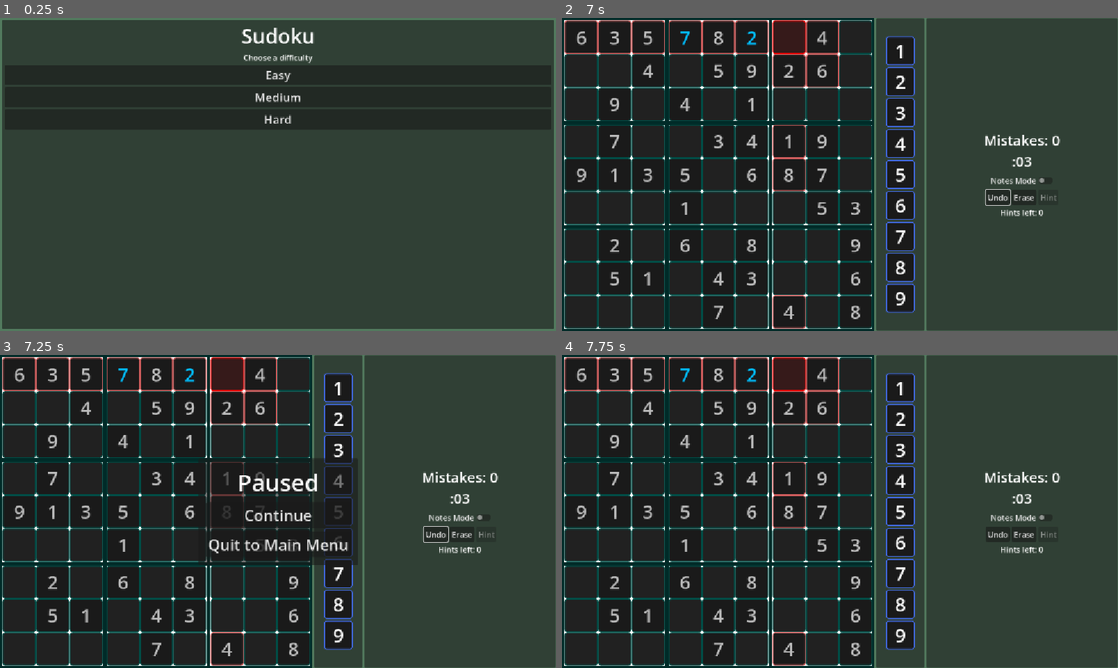
Above: before the commit, frames 1-4 (two rows, left to right).
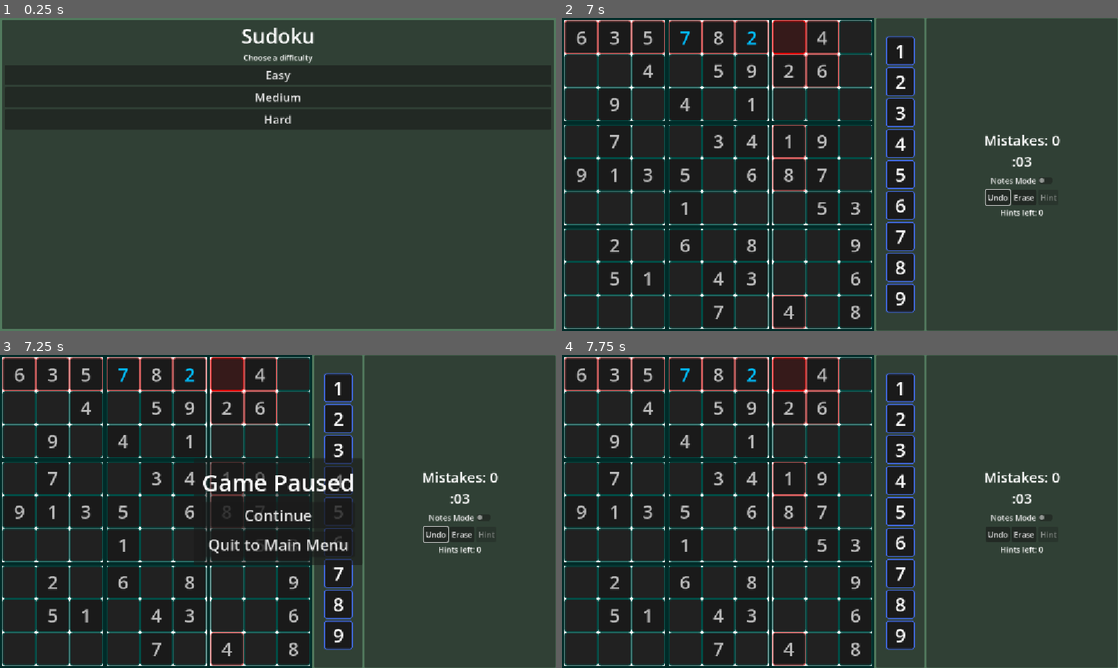
Above: after the commit, the same moments.

Repository: ignacio-w/sudoku
Game: Godot game, scene res://scenes/ui/main_menu.tscn
Two runs of this game, one before a commit and one after it. Both use one fixed random seed, a clock stepped at 60 frames per second and the inputs below.
Inputs (mouse positions are in pixels of both pictures, inside the frame that each line leads up to):
- Up to frame 1 (0.25 s): no input
- Up to frame 2 (7 s): click "Easy" at 0.5 s; click "Notes Mode" at 1.25 s; click "Undo" at 2 s; click "Hint" at 2.75 s; tap Enter at 3.5, 5, 6.5 s; move the mouse to (578, 36) at 3.52 s; hold Right (ui_right) 3.53-4.28 s; click (578, 36) at 3.67 s; tap Space (ui_select) at 3.77, 4.25, 4.52, 5.75, 6.02, 6.77 s; move the mouse to (617, 36) at 4.27 s; hold Down (ui_down) 4.28-5.03 s; click (617, 36) at 4.42 s; move the mouse to (645, 36) at 5.02 s; hold Right (ui_right) 5.03-5.78 s; click (645, 36) at 5.17 s; move the mouse to (578, 71) at 5.77 s; hold Up (ui_up) 5.78-6.53 s; click (578, 71) at 5.92 s; move the mouse to (617, 71) at 6.52 s; hold Left (ui_left) from 6.53 s (still down); click (617, 71) at 6.67 s
- Up to frame 3 (7.25 s): keep holding Left (ui_left); tap Escape (pause) at 7.15 s
- Up to frame 4 (7.75 s): release Left (ui_left) at 7.25 s; click "Continue" at 7.25 s

Frames 1-2 are identical in both runs. In frame 3, 0.9% of the frame differs, in the area x 34-64%, y 34-67%; in frame 4, nothing differs.

Commit message:
Add Sudoku difficulty rater & unit helpers
- Introduced SudokuDifficultyRater that implements basic logical techniques (naked and hidden singles) to support difficulty rating; rate() is left as TODO
- Added SudokuRules.get_candidates and SudokuRules.get_units helpers for difficulty rating
- Minor UI tweak: renamed pause menu Label node to 'Title' and changed text from 'Paused' to 'Game Paused'.

Diff:
--- a/scenes/ui/pause_menu.tscn
+++ b/scenes/ui/pause_menu.tscn
@@ -29,10 +29,10 @@
 layout_mode = 2
 theme_override_constants/separation = 8
 
-[node name="Label" type="Label" parent="PanelContainer/MarginContainer/VBoxContainer" unique_id=397267968]
+[node name="Title" type="Label" parent="PanelContainer/MarginContainer/VBoxContainer" unique_id=397267968]
 layout_mode = 2
 theme_override_font_sizes/font_size = 48
-text = "Paused"
+text = "Game Paused"
 horizontal_alignment = 1
 
 [node name="ContinueButton" type="Button" parent="PanelContainer/MarginContainer/VBoxContainer" unique_id=1849992134]
--- /dev/null
+++ b/scripts/sudoku/sudoku_difficulty_rater.gd
@@ -0,0 +1,68 @@
+class_name SudokuDifficultyRater extends RefCounted
+
+"""
+Rates how difficult a puzzle is for a human to solve.
+Answers: What is the least sophisticated technique needed, and does one even
+exist without guessing?
+
+"""
+
+enum Tier {
+	SINGLES, # naked singles, hidden singles
+	UNSOLVABLE_LOGICALLY, # technique not implemented
+}
+
+var _techniques: Dictionary[Callable, Tier] = {
+	_apply_naked_single: Tier.SINGLES,
+	_apply_hidden_single: Tier.SINGLES,
+}
+
+## Returns true if the given board is solved, false otherwise.
+## Vector2i(-1, -1) is the returned value of SudokuRules.find_empty_cell() when
+## no empty cell is found.
+func _is_solved(board: Array[Array]) -> bool:
+	return SudokuRules.find_empty_cell(board) == Vector2i(-1, -1)
+
+## Rates the difficulty of the given board. Returns the highest tier of
+## technique that was ever required during a full logical solve, or
+## Tier.UNSOLVABLE_LOGICALLY if the board couldn't be fully solved only using
+## the implemented technqiues. This does not modify the board passed in.
+## TODO: Add implementation
+func rate(board: Array[Array]) -> Tier:
+	return 0 as Tier
+
+
+## Attempts to input one number into the board by finding a naked single.
+## A naked single is a cell with exactly one candidate and is the simplest
+## solving technqiue. After analyzing a cell's row, col, and subgrid, there
+## should only be one number (1-9) not found.
+## Returns true if a naked single was found and placed, false otherwise.
+func _apply_naked_single(board: Array[Array]) -> bool:
+	for row in range(9):
+		for col in range(9):
+			if board[row][col] != 0: # Skip filled cells; 0 candidates
+				continue
+			var candidates := SudokuRules.get_candidates(board, Vector2i(row, col))
+			if candidates.size() == 1:
+				board[row][col] = candidates[0] # Place num
+				return true
+	return false
+
+
+## Attempts to input one number into the board by finding a hidden single.
+## A hidden single is where a number (1-9) only has one legal cell it could go
+## in within a unit (row/col/box).
+## Returns true if a hidden single was found and placed, false otherwise.
+func _apply_hidden_single(board: Array[Array]) -> bool:
+	for unit in SudokuRules.get_units():
+		# Test each number in each position in unit
+		for num in range(1, 10):
+			var legal_cells: Array[Vector2i] = []
+			for pos in unit:
+				if board[pos.x][pos.y] == 0 and SudokuRules.is_valid_num(board, pos.x, pos.y, num):
+					legal_cells.append(pos) # Num is valid at cell pos
+			if legal_cells.size() == 1: # Only 1 valid pos in unit; hidden single found
+				var pos := legal_cells[0]
+				board[pos.x][pos.y] = num # Place num
+				return true
+	return false
--- a/scripts/sudoku/sudoku_rules.gd
+++ b/scripts/sudoku/sudoku_rules.gd
@@ -65,3 +65,48 @@
 			if sudoku_board[r + i][c + j] == num:
 				return false
 	return true
+
+
+## Returns a list of all numbers that could still legally be placed at the given
+## position (candidates). A filled cell does not have any candidates.
+static func get_candidates(board: Array[Array], pos: Vector2i) -> Array[int]:
+	if board[pos.x][pos.y] != 0: # Filled cell == no candidates
+		return []
+
+	var candidates: Array[int] = []
+	for num in range(1, 10):
+		if is_valid_num(board, pos.x, pos.y, num):
+			candidates.append(num)
+	return candidates
+
+
+## Returns all 27 units on a 9x9 board (9 rows, 9 columns, 9 boxes), each as a
+## list of the 9 cell positions belonging to it. Helps with human diffiuclty
+## rating since all techniques operate per-unit.
+static func get_units() -> Array[Array]:
+	var units: Array[Array] = []
+
+	# Rows
+	for row in range(9):
+		var unit: Array[Vector2i] = []
+		for col in range(9):
+			unit.append(Vector2i(row, col))
+		units.append(unit)
+
+	# Columns
+	for col in range(9):
+		var unit: Array[Vector2i] = []
+		for row in range(9):
+			unit.append(Vector2i(row, col))
+		units.append(unit)
+
+	# Boxes/Subgrids
+	for box_row in range(3):
+		for box_col in range(3):
+			var unit: Array[Vector2i] = []
+			for in_row in range(3):
+				for in_col in range(3):
+					unit.append(Vector2i(box_row * 3 + in_row, box_col * 3 + in_col))
+			units.append(unit)
+
+	return units
Not shown, added: scripts/sudoku/sudoku_difficulty_rater.gd.uid
